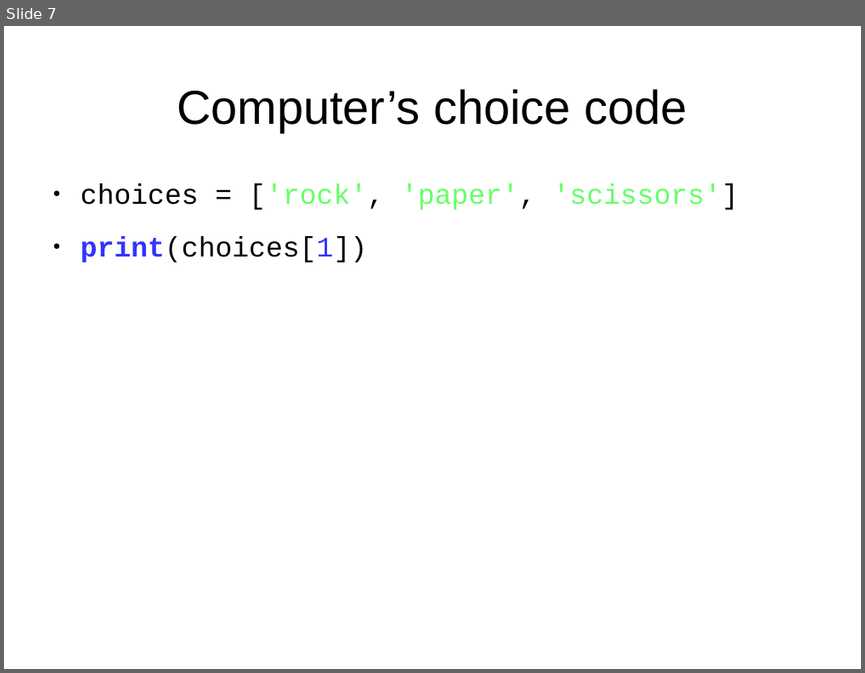
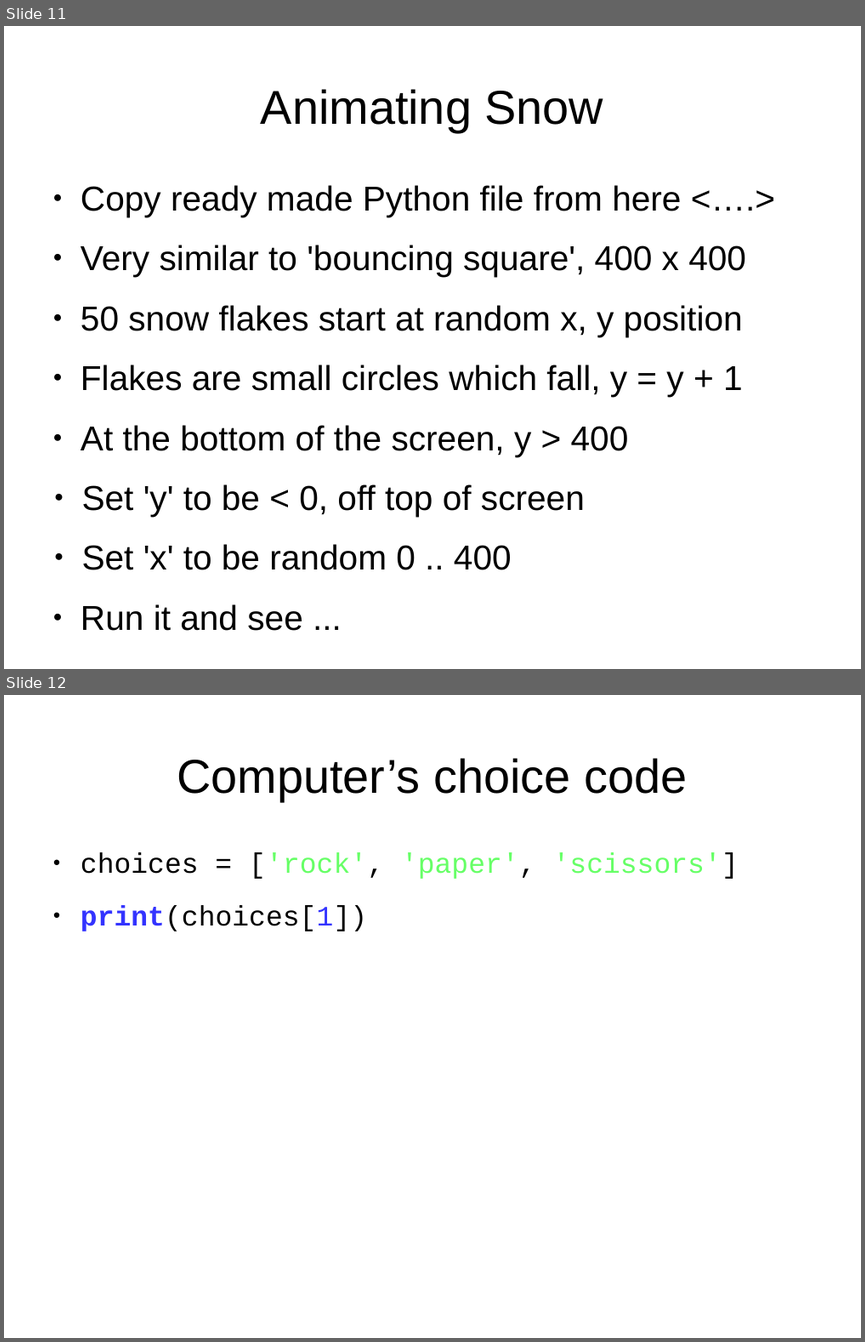
Before and after one commit to timzhood/python-rock, a slide deck: docs/bouncing_rectangle.odp. Shown one above the other, each under a label of ours: slide 7 before the commit, slides 11 and 12 after it. The pictures are 865x673 and 865x1342 pixels, drawn with LibreOffice and Linux fonts; fonts in the diff are those of the drawing. Boxes give left, top, right and bottom in pixels: in the first picture for what was removed or moved away, otherwise in the second. Text is boxed around its words. In the diff, an @@ line names an element or a change of style, - is before the commit and + after.

```diff
--- a/docs/bouncing_rectangle.odp
+++ b/docs/bouncing_rectangle.odp
@@ slide 11 added at (x1=4, y1=26, x2=861, y2=669), background #FFFFFF @@
@@ text added at (x1=261, y1=89, x2=604, y2=132), 44 pt, text #000000 @@
+Animating Snow
@@ text added at (x1=80, y1=185, x2=746, y2=630), 32 pt, text #000000 @@
+● Copy ready made Python file from here <….>
+● Very similar to 'bouncing square', 400 x 400
+● 50 snow flakes start at random x, y position
+● Flakes are small circles which fall, y = y + 1
+● At the bottom of the screen, y > 400
+● Set 'y' to be < 0, off top of screen
+● Set 'x' to be random 0 .. 400
+● Run it and see ...
@@ what was slide 7 is now slide 12 @@
```
Also in this commit, not shown: 2 slides changed, 5 other slides added, 1 slide removed, 1 other file.
